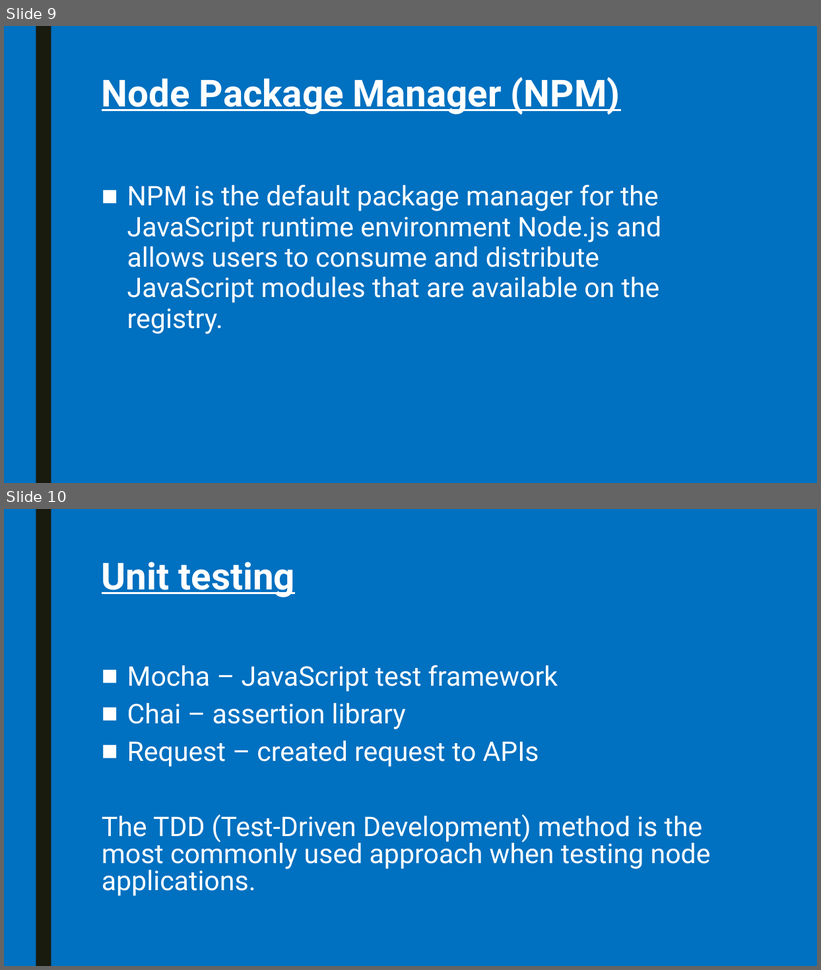
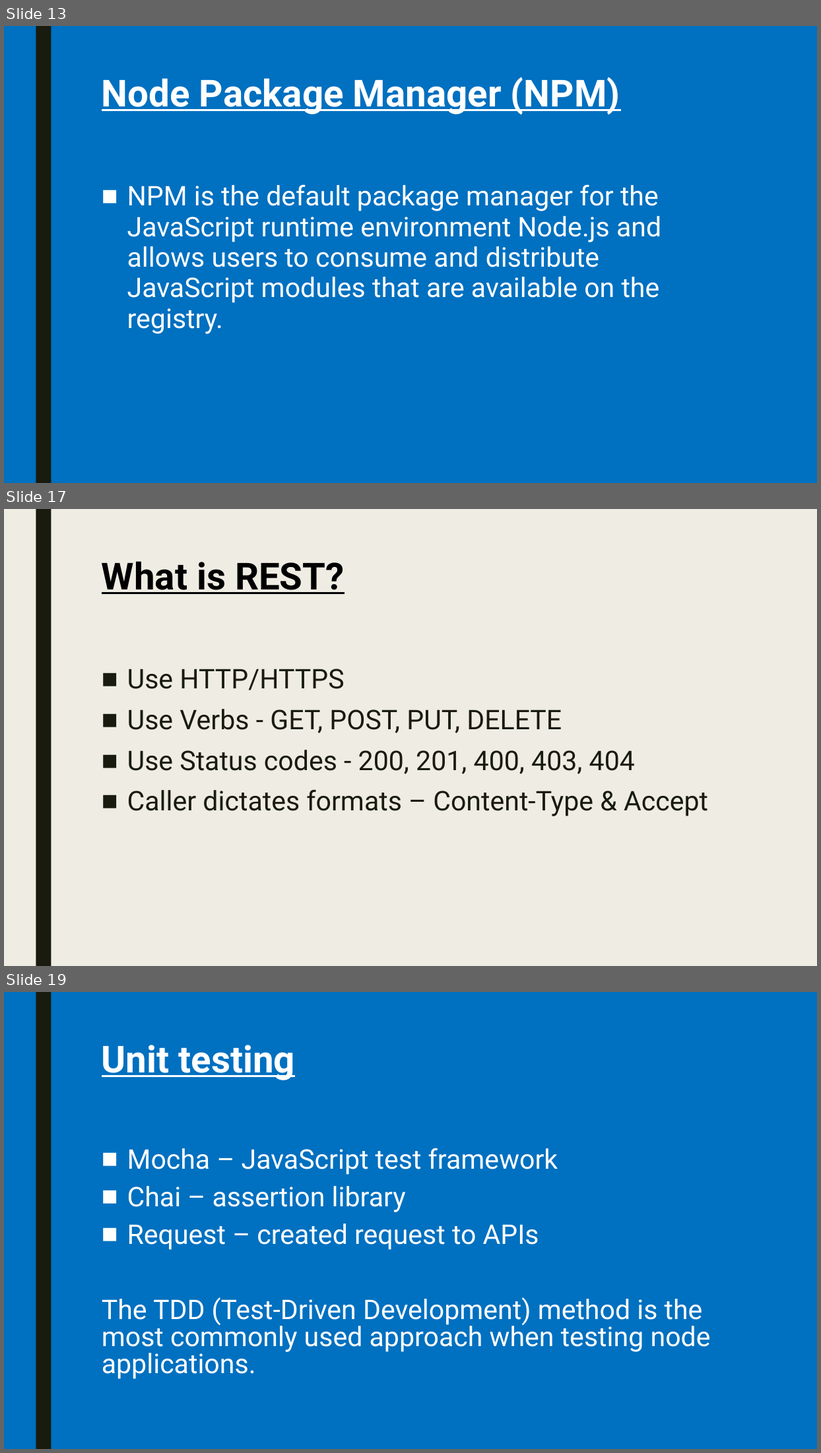
Before and after one commit to pkyurkchiev/mean-stack, a slide deck: slides/NodeJS.pptx. Shown one above the other, each under a label of ours: slides 9 and 10 before the commit, slides 13, 17 and 19 after it; the slides between them are not shown. The pictures are 821x970 and 821x1453 pixels, drawn with LibreOffice and Linux fonts; fonts in the diff are those of the drawing. Boxes give left, top, right and bottom in pixels: in the first picture for what was removed or moved away, otherwise in the second. Text is boxed around its words. In the diff, an @@ line names an element or a change of style, - is before the commit and + after.

```diff
--- a/slides/NodeJS.pptx
+++ b/slides/NodeJS.pptx
@@ slide 17 added at box(4, 509, 817, 966), background #EFEDE3; not listed: 1 template element that a slide beside it also shows @@
@@ title added at box(102, 561, 344, 594), 44 pt, text #000000, bold, underline @@
+What is REST?
@@ text added at box(127, 669, 708, 817), 32 pt, text #191B0E @@
+■ Use HTTP/HTTPS
+■ Use Verbs - GET, POST, PUT, DELETE
+■ Use Status codes - 200, 201, 400, 403, 404
+■ Caller dictates formats – Content-Type & Accept
@@ what was slide 9 is now slide 13 @@
@@ what was slide 10 is now slide 19 @@
```
Also in this commit, not shown: 10 other slides added, 1 slide removed.
